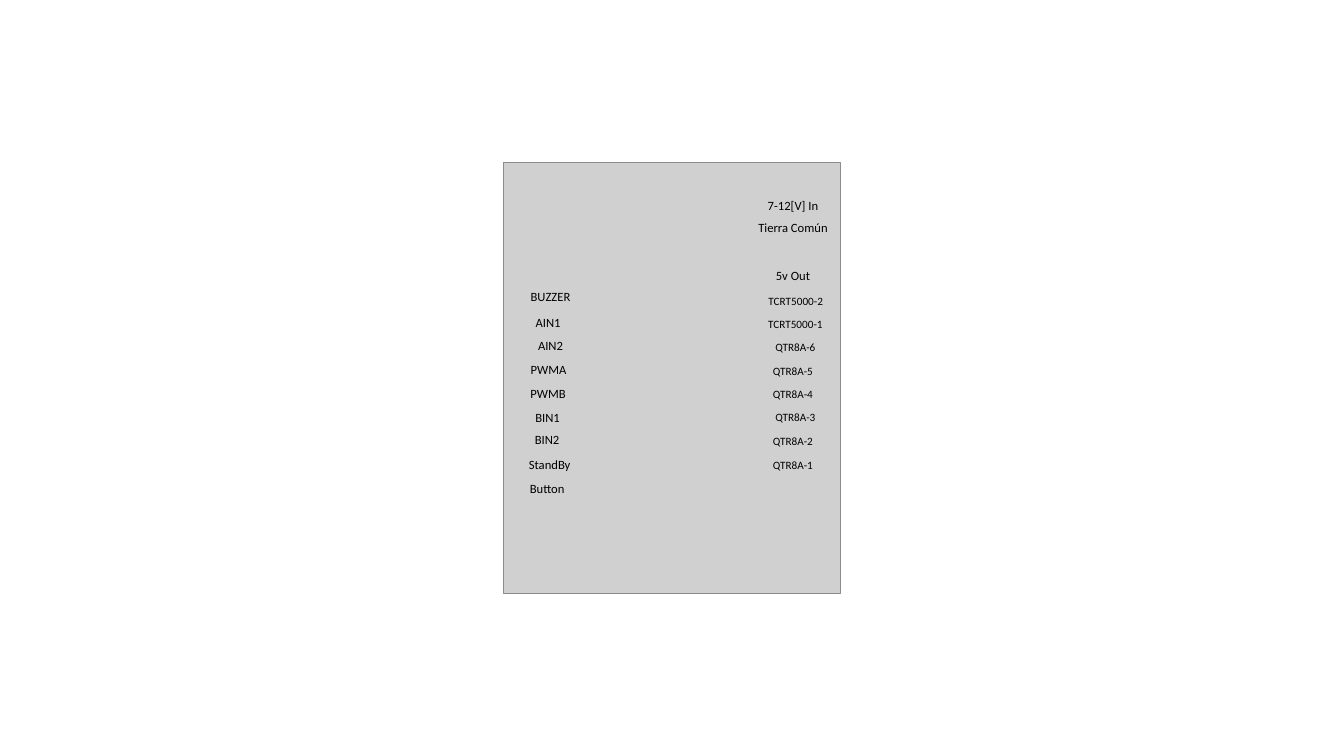
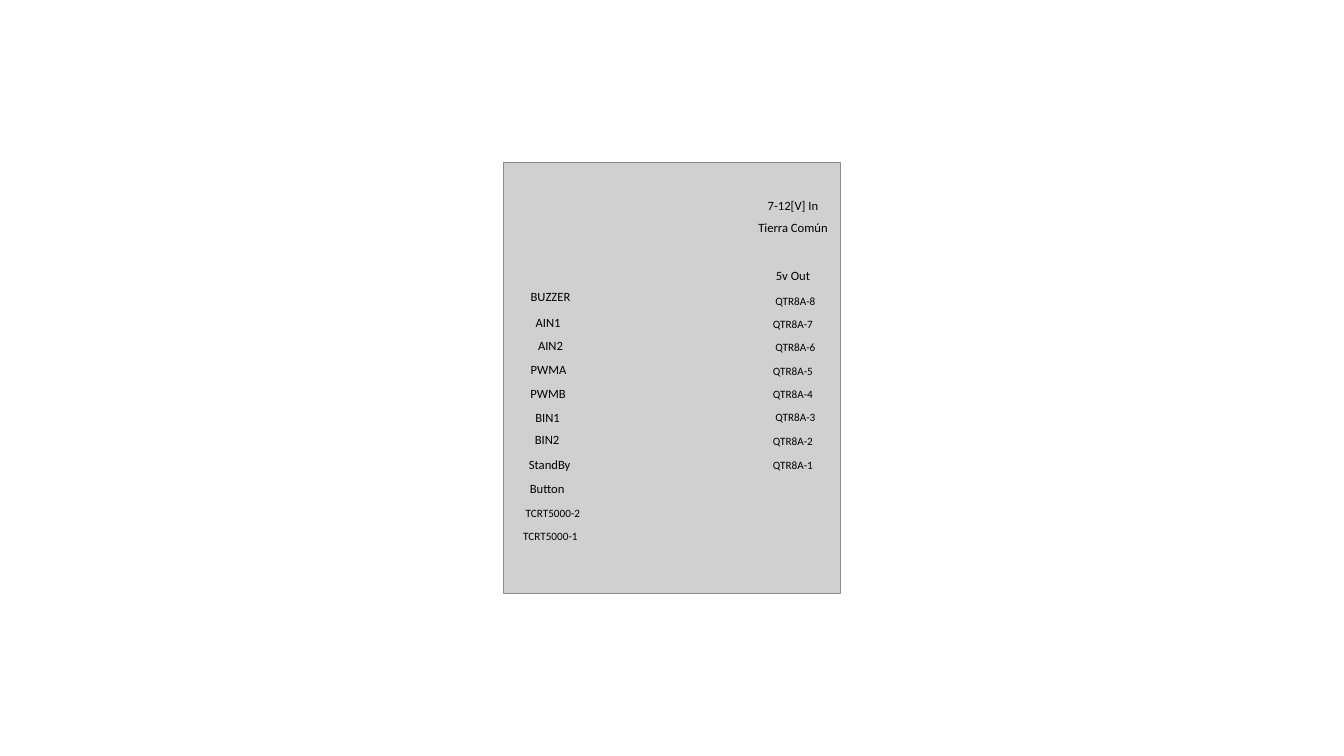
Before and after one commit to tnacho-23/Robotracer_Project, a slide deck: slide 1 of Presentation/Arduino.pptx. Drawn at 1344x756 pixels with LibreOffice and Linux fonts; fonts in the diff are those of the drawing; grey boxes stand for pictures. Boxes give left, top, right and bottom in pixels: in the first picture for what was removed or moved away, otherwise in the second. Text is boxed around its words. In the diff, an @@ line names an element or a change of style, - is before the commit and + after.

Commit message:
actualización pines arduino

```diff
--- a/Presentation/Arduino.pptx
+++ b/Presentation/Arduino.pptx
@@ text added at [775, 297, 815, 307], 8 pt, text #000000 @@
+QTR8A-8
@@ text added at [773, 320, 813, 330], 8 pt, text #000000 @@
+QTR8A-7
@@ text "TCRT5000-2": place and size @@
-text "TCRT5000-2" at [768, 297, 823, 305]
+text "TCRT5000-2" at [526, 509, 581, 517]
@@ text "TCRT5000-1": place and size @@
-text "TCRT5000-1" at [768, 320, 823, 328]
+text "TCRT5000-1" at [523, 532, 578, 540]
```
